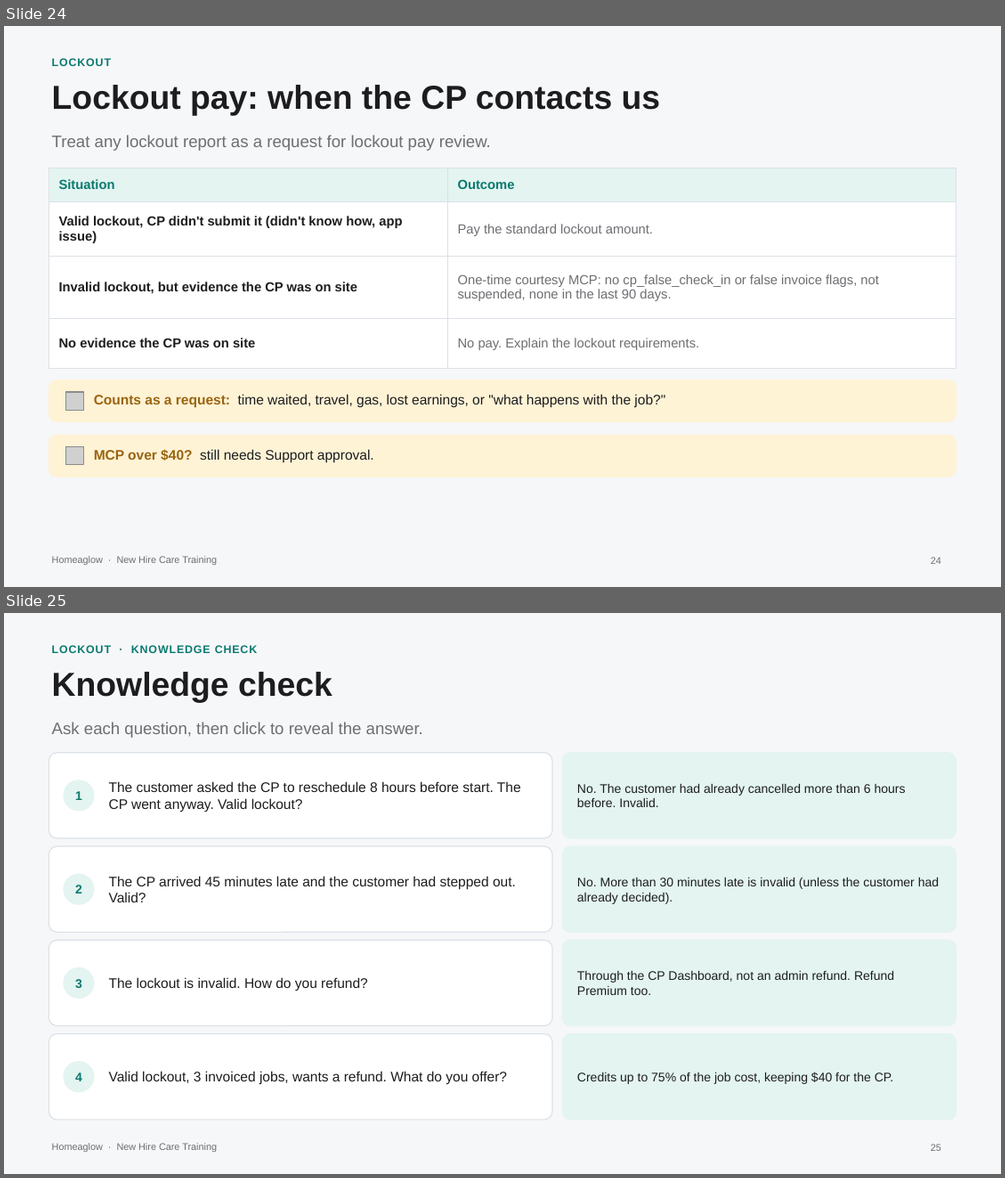
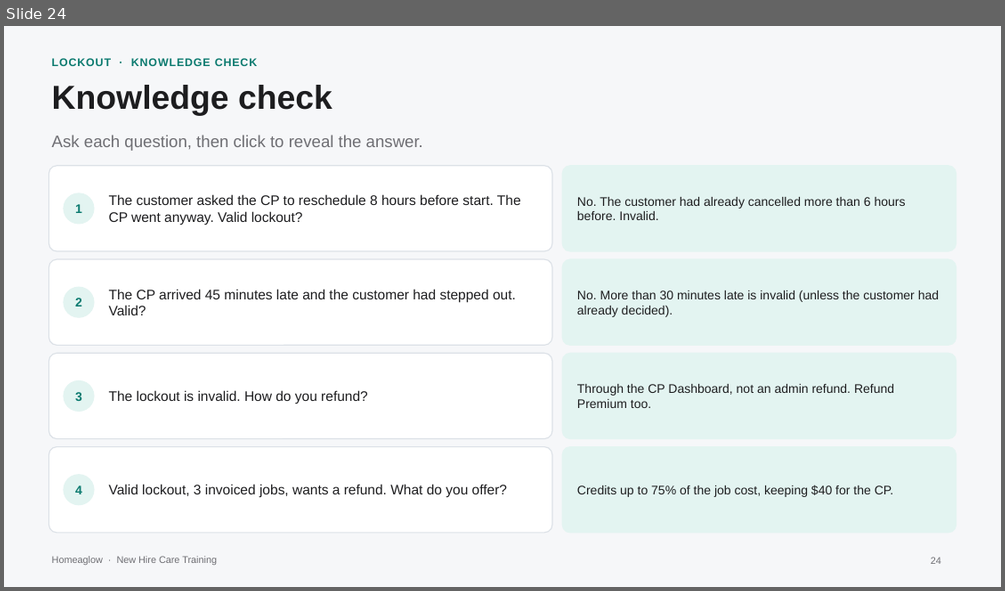
Before and after one commit to anjulimichelle/training, a slide deck: incorrect-info-lmc-lockout/incorrect-info-lmc-lockout.pptx. Shown one above the other, each under a label of ours: slides 24 and 25 before the commit, slide 24 after it. The pictures are 1005x1178 and 1005x591 pixels, drawn with LibreOffice and Linux fonts; fonts in the diff are those of the drawing; grey boxes stand for pictures. Boxes give left, top, right and bottom in pixels: in the first picture for what was removed or moved away, otherwise in the second. Text is boxed around its words. In the diff, an @@ line names an element or a change of style, - is before the commit and + after.

```diff
--- a/incorrect-info-lmc-lockout/incorrect-info-lmc-lockout.pptx
+++ b/incorrect-info-lmc-lockout/incorrect-info-lmc-lockout.pptx
@@ slide 24 removed at box(4, 26, 1001, 587), background #F6F7F9; not listed: 1 template element that a slide beside it also shows @@
@@ text removed at box(52, 58, 111, 66) @@
-LOCKOUT
@@ text removed at box(52, 85, 661, 116) @@
-Lockout pay: when the CP contacts us
@@ text removed at box(52, 135, 491, 151) @@
-Treat any lockout report as a request for lockout pay review.
@@ table removed at box(48, 168, 956, 354), 4 rows, 2 columns @@
-Situation | Outcome
-Valid lockout, CP didn't submit it (didn't know how, app issue) | Pay the standard lockout amount.
-Invalid lockout, but evidence the CP was on site | One-time courtesy MCP: no cp_false_check_in or false invoice flags, not suspended, none in the last 90 days.
-No evidence the CP was on site | No pay. Explain the lockout requirements.
@@ rounded rectangle removed at box(48, 380, 956, 422) @@
@@ picture removed at box(65, 392, 84, 410) @@
@@ text removed at box(94, 394, 665, 407) @@
-Counts as a request: time waited, travel, gas, lost earnings, or "what happens with the job?"
@@ rounded rectangle removed at box(48, 435, 956, 476) @@
@@ picture removed at box(65, 447, 84, 465) @@
@@ text removed at box(94, 449, 374, 462) @@
-MCP over $40? still needs Support approval.
@@ page number removed at box(930, 556, 941, 564) @@
-24
@@ what was slide 25 is now slide 24 @@
@@ page number at box(930, 556, 941, 564): text changed @@
-25
+24
```
Also in this commit, not shown: 3 slides changed, 3 other files.
